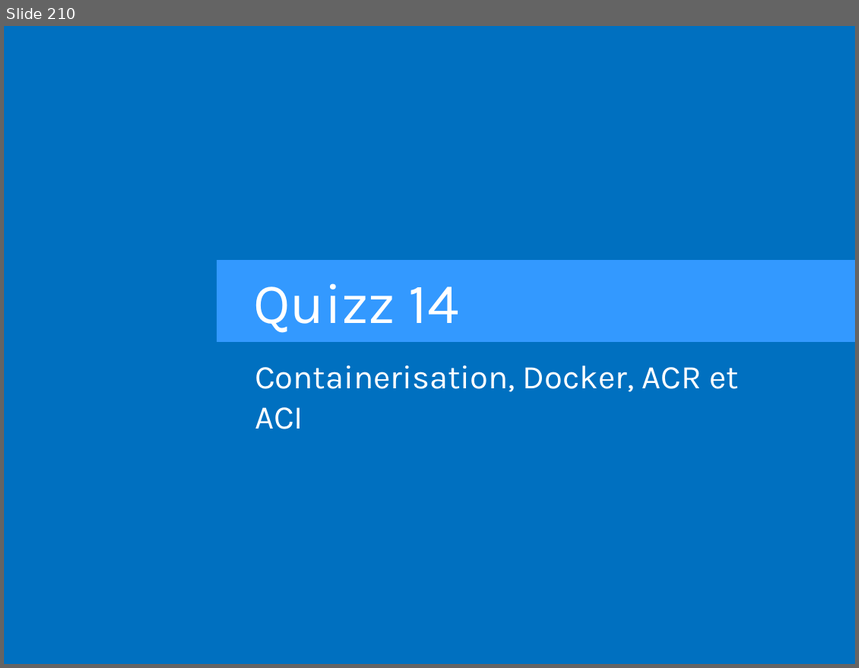
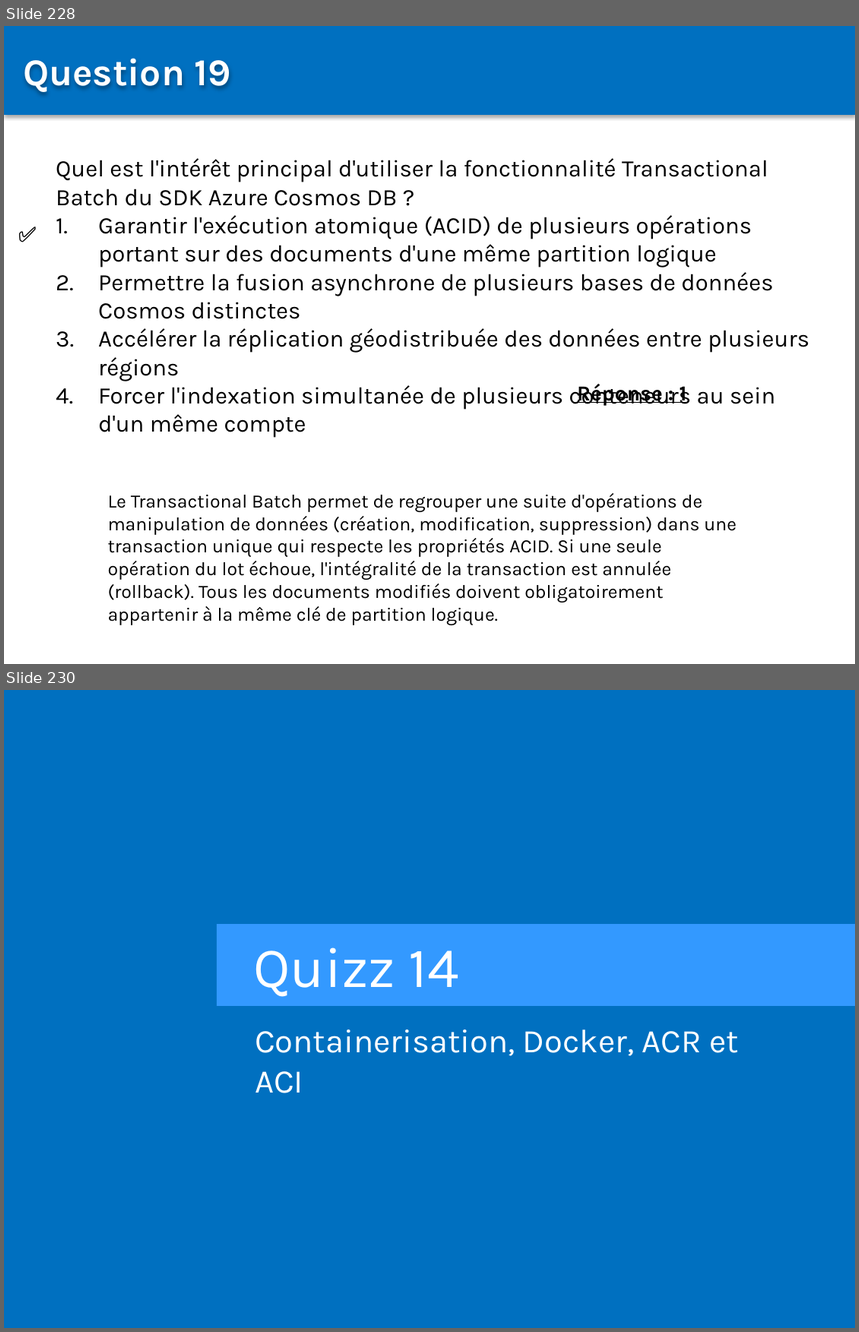
Before and after one commit to Sybaris-Classroom/az-204, a slide deck: Quiz/Quiz.pptx. Shown one above the other, each under a label of ours: slide 210 before the commit, slides 228 and 230 after it; the slides between them are not shown. The pictures are 859x668 and 859x1332 pixels, drawn with LibreOffice and Linux fonts; fonts in the diff are those of the drawing. Boxes give left, top, right and bottom in pixels: in the first picture for what was removed or moved away, otherwise in the second. Text is boxed around its words. In the diff, an @@ line names an element or a change of style, - is before the commit and + after.

```diff
--- a/Quiz/Quiz.pptx
+++ b/Quiz/Quiz.pptx
@@ slide 228 added at [4, 26, 855, 664], background #FFFFFF @@
@@ rectangle added at [4, 26, 855, 114], fill #0070C0 @@
@@ text added at [23, 58, 231, 94], 32 pt, text #FFFFFF, bold @@
+Question 19
@@ text added at [56, 158, 810, 438], 20 pt, text #000000 @@
+Quel est l'intérêt principal d'utiliser la fonctionnalité Transactional Batch du SDK Azure Cosmos DB ?
+1. Garantir l'exécution atomique (ACID) de plusieurs opérations portant sur des documents d'une même partition logique
+2. Permettre la fusion asynchrone de plusieurs bases de données Cosmos distinctes
+3. Accélérer la réplication géodistribuée des données entre plusieurs régions
+4. Forcer l'indexation simultanée de plusieurs conteneurs au sein d'un même compte
@@ text added at [10, 217, 62, 251], 18 pt, text #000000, bold @@
+✅
@@ text added at [577, 384, 687, 406], 18 pt, text #000000, bold, underline @@
+Réponse : 1
@@ text added at [108, 493, 737, 626], 16 pt, text #000000 @@
+Le Transactional Batch permet de regrouper une suite d'opérations de manipulation de données (création, modification, suppression) dans une transaction unique qui respecte les propriétés ACID. Si une seule opération du lot échoue, l'intégralité de la transaction est annulée (rollback). Tous les documents modifiés doivent obligatoirement appartenir à la même clé de partition logique.
@@ what was slide 210 is now slide 230 @@
```
Also in this commit, not shown: 1 slide changed, 81 other slides added.
